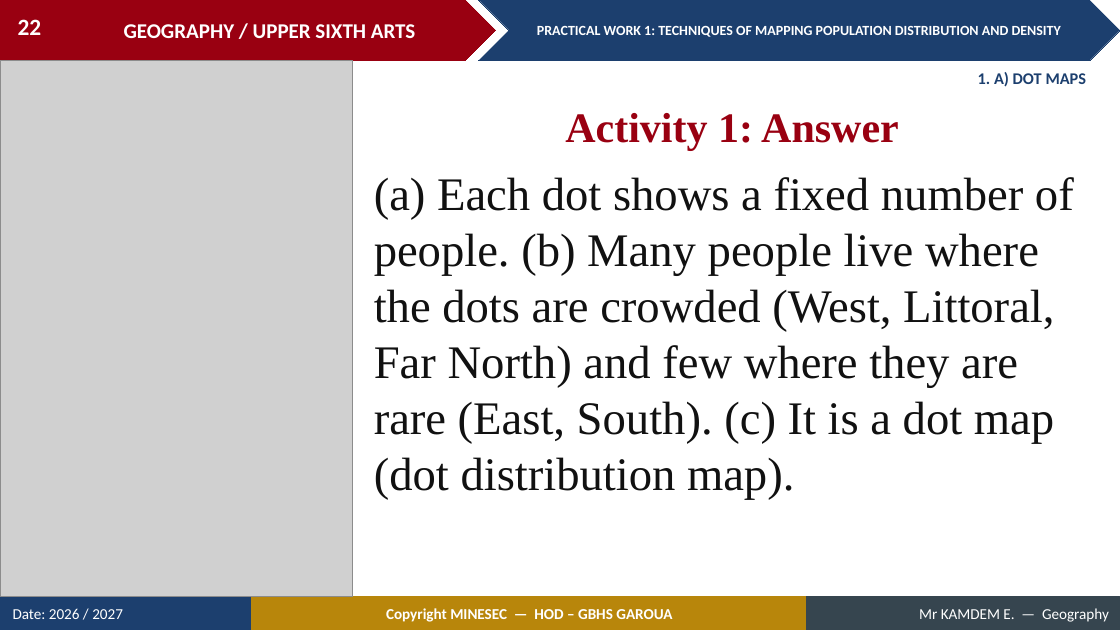
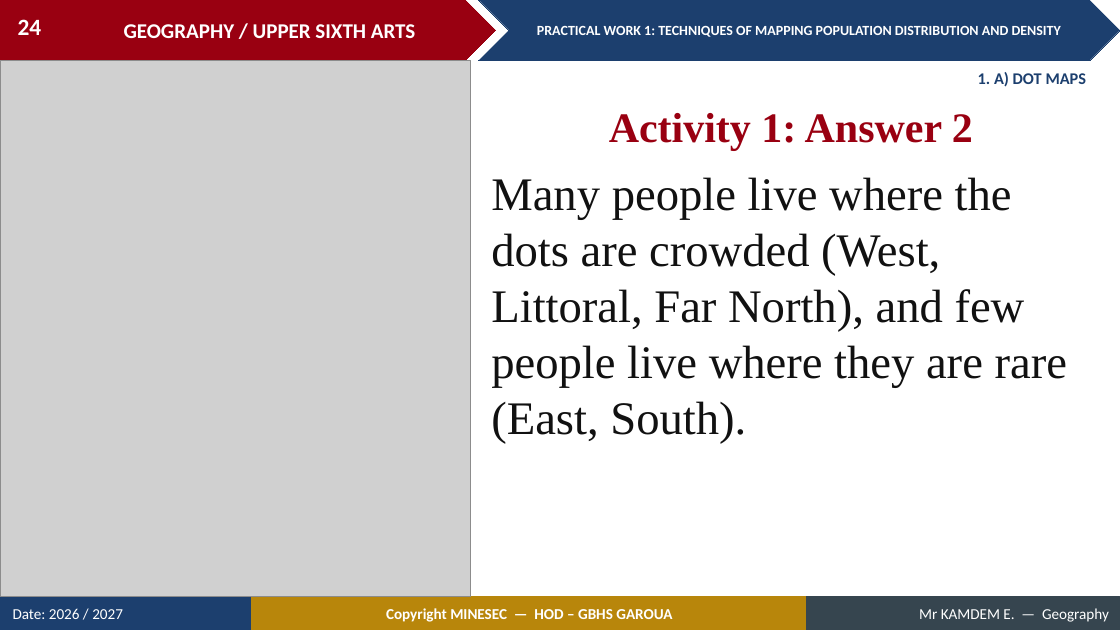
Before and after one commit to Berthautk/linea-github, a slide deck: slide 24 of lecons/USA/Population Geography/03_USA_POP_PW01_Techniques_of_Mapping_Population_Distribution_and_Density.pptx (slide 22 before the commit). Drawn at 1120x630 pixels with LibreOffice and Linux fonts; fonts in the diff are those of the drawing; grey boxes stand for pictures. Boxes give left, top, right and bottom in pixels: in the first picture for what was removed or moved away, otherwise in the second. Text is boxed around its words. In the diff, an @@ line names an element or a change of style, - is before the commit and + after.

```diff
--- a/lecons/USA/Population Geography/03_USA_POP_PW01_Techniques_of_Mapping_Population_Distribution_and_Density.pptx
+++ b/lecons/USA/Population Geography/03_USA_POP_PW01_Techniques_of_Mapping_Population_Distribution_and_Density.pptx
@@ page number at (18,19,42,35): text changed @@
-22
+24
@@ picture: place and size @@
-picture at (0,60,353,597)
+picture at (0,60,471,597)
@@ text at (609,113,973,150): text changed @@
-Activity 1: Answer
+Activity 1: Answer 2
@@ text at (491,177,1067,444): text changed @@
-(a) Each dot shows a fixed number of people. (b) Many people live where the dots are crowded (West, Littoral, Far North) and few where they are rare (East, South). (c) It is a dot map (dot distribution map).
+Many people live where the dots are crowded (West, Littoral, Far North), and few people live where they are rare (East, South).
```
Also in this commit, not shown: 9 other slides changed, 8 slides added, 3 other files.
